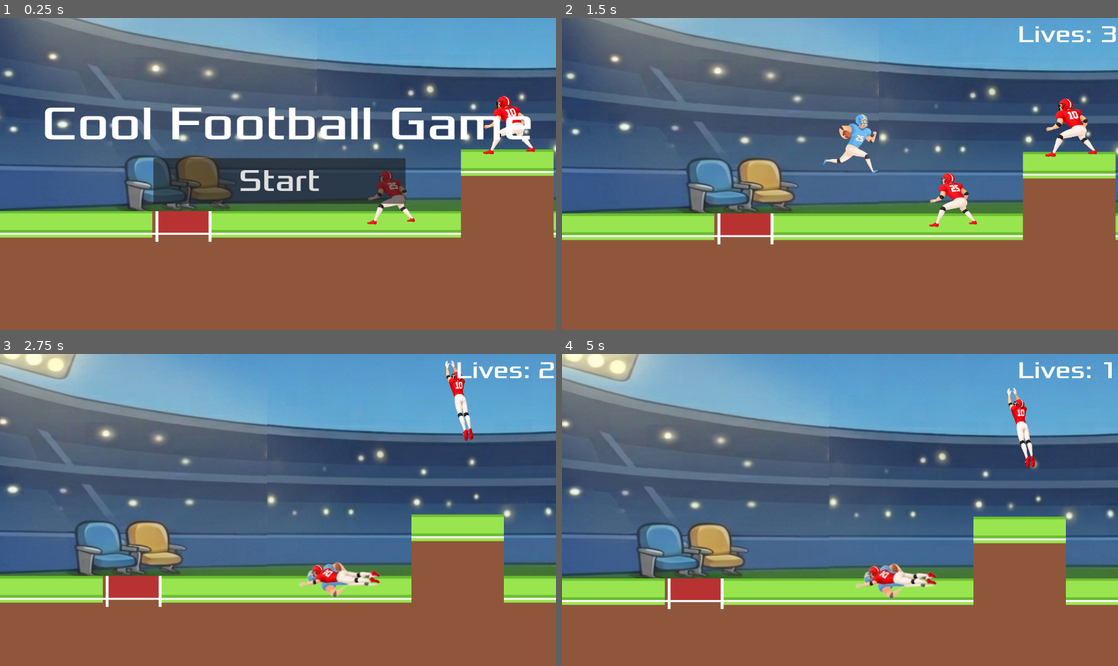
Above: before the commit, frames 1-4 (two rows, left to right).
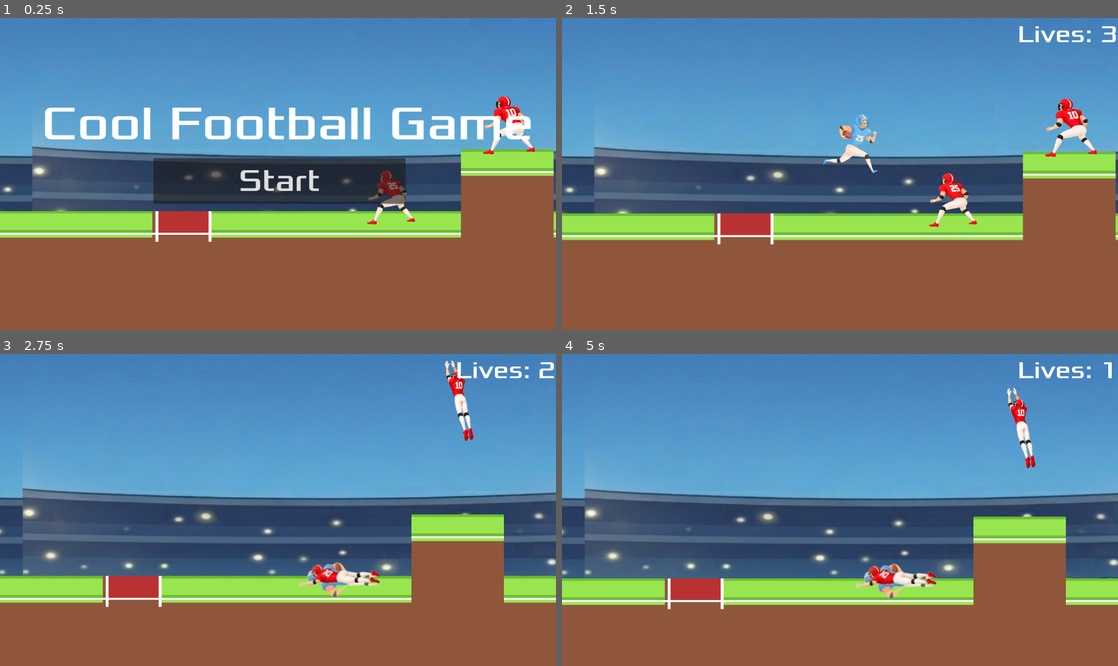
Above: after the commit, the same moments.

Repository: Hunter-Canole/Final-Project-Game-Dev
Game: Godot game, scene res://world.tscn
Same seed, same stepped clock (60 frames per second), same inputs: the game is played once before the commit and once after it.
Inputs:
- Up to frame 1 (0.25 s): no input
- Up to frame 2 (1.5 s): click "Start" at 0.5 s; tap Enter (ui_accept) at 1.25 s; hold Right (ui_right) from 1.28 s (still down); hold Shift from 1.28 s (still down)
- Up to frame 3 (2.75 s): keep holding Right (ui_right); tap Enter (ui_accept) at 1.52, 2.27 s; release Shift at 2.03 s; tap Shift at 2.1 s
- Up to frame 4 (5 s): release Right (ui_right) at 2.78 s; hold Left (ui_left) 2.78-3.53 s; hold Shift 2.78-3.53 s; hold Right (ui_right) from 3.53 s (still down); tap Shift at 3.6 s; tap Enter (ui_accept) at 3.77, 4.52 s; hold Shift from 4.28 s (still down)

The runs differ from the first frame. In frame 1, 48% of the frame differs, in the area x 0-100%, y 0-62%; in frame 2, 54%; in frame 3, 55%, in the area x 0-100%, y 0-72%; in frame 4, 54%.

Commit message:
Changed the Background
Created a new Parallax Background node then added the Background Image

Diff:
--- a/final-project-game-dev/background.tscn
+++ b/final-project-game-dev/background.tscn
@@ -1,25 +1,14 @@
-[gd_scene load_steps=3 format=3 uid="uid://b8keqaepq6w3c"]
+[gd_scene load_steps=2 format=3 uid="uid://b8keqaepq6w3c"]
 
-[ext_resource type="Texture2D" uid="uid://gegxbhrr1fcw" path="res://Stands1.png" id="1_i7s6n"]
 [ext_resource type="Texture2D" uid="uid://qubmlbyqrdig" path="res://Stands2.png" id="2_xehqc"]
 
 [node name="Background" type="Node2D"]
 
-[node name="Parallax2D2" type="Parallax2D" parent="."]
-repeat_size = Vector2(540, 0)
-repeat_times = 2
+[node name="ParallaxBackground" type="ParallaxBackground" parent="."]
 
-[node name="TextureRect" type="TextureRect" parent="Parallax2D2"]
-offset_left = 879.0
-offset_right = 1439.0
-offset_bottom = 421.0
+[node name="ParallaxLayer" type="ParallaxLayer" parent="ParallaxBackground"]
+motion_mirroring = Vector2(560, 0)
+
+[node name="Sprite2D" type="Sprite2D" parent="ParallaxBackground/ParallaxLayer"]
 texture = ExtResource("2_xehqc")
-
-[node name="Parallax2D" type="Parallax2D" parent="."]
-
-[node name="TextureRect" type="TextureRect" parent="Parallax2D"]
-offset_left = 3.0
-offset_top = 1.0
-offset_right = 344.0
-offset_bottom = 414.0
-texture = ExtResource("1_i7s6n")
+centered = false
--- a/final-project-game-dev/project.godot
+++ b/final-project-game-dev/project.godot
@@ -12,9 +12,9 @@
 
 config/name="Final-Project-Game-Dev"
 run/main_scene="res://world.tscn"
->>>>>>> d47649aa7f132a7cca05db2b860eae1405cfc382
-config/features=PackedStringArray("4.5", "GL Compatibility")
+config/features=PackedStringArray("4.5")
 config/icon="res://icon.svg"
+>>>>>>>d47649aa7f132a7cca05db2b860eae1405cfc382config/features=PackedStringArray("4.5", "GL Compatibility")
 
 [autoload]
 
--- a/final-project-game-dev/world.tscn
+++ b/final-project-game-dev/world.tscn
@@ -1,13 +1,12 @@
-[gd_scene load_steps=15 format=3 uid="uid://dstx2enqctgd1"]
+[gd_scene load_steps=14 format=3 uid="uid://dstx2enqctgd1"]
 
 [ext_resource type="Script" uid="uid://b13541eerfh64" path="res://world.gd" id="1_aqk2v"]
 [ext_resource type="PackedScene" uid="uid://creo2euotp1aa" path="res://player.tscn" id="1_fj7yv"]
 [ext_resource type="Texture2D" uid="uid://qubmlbyqrdig" path="res://Stands2.png" id="2_dwbse"]
-[ext_resource type="Texture2D" uid="uid://gegxbhrr1fcw" path="res://Stands1.png" id="3_pkg7o"]
 [ext_resource type="PackedScene" uid="uid://3hmenitkbw25" path="res://defense.tscn" id="3_tlwt5"]
 [ext_resource type="Texture2D" uid="uid://qul5djchsngr" path="res://football_tiles2.png" id="4_dwbse"]
-[ext_resource type="PackedScene" path="res://hud.tscn" id="7_pkg7o"]
-[ext_resource type="PackedScene" path="res://jump_defender.tscn" id="8_gbfbk"]
+[ext_resource type="PackedScene" uid="uid://ch8m8q3r5ee4i" path="res://hud.tscn" id="7_pkg7o"]
+[ext_resource type="PackedScene" uid="uid://bda0qwuwjtlk7" path="res://jump_defender.tscn" id="8_gbfbk"]
 [ext_resource type="AudioStream" uid="uid://caxe6s3s484wl" path="res://crowd noise.mp3" id="9_ioo17"]
 [ext_resource type="AudioStream" uid="uid://opgundi4ohev" path="res://pads.mp3" id="9_wse8f"]
 [ext_resource type="AudioStream" uid="uid://dbedx0hv1sg2" path="res://whistle.mp3" id="11_ic0uy"]
@@ -43,26 +42,17 @@
 [node name="World" type="Node2D"]
 script = ExtResource("1_aqk2v")
 
-[node name="Parallax2D_background" type="Parallax2D" parent="."]
-texture_repeat = 2
-repeat_size = Vector2(560, 0)
+[node name="ParallaxBackground" type="ParallaxBackground" parent="."]
 
-[node name="TextureRect" type="TextureRect" parent="Parallax2D_background"]
-texture_repeat = 2
-custom_minimum_size = Vector2(1, 1)
-offset_left = 308.0
-offset_top = 3.0
-offset_right = 1251.0
-offset_bottom = 709.0
+[node name="ParallaxLayer" type="ParallaxLayer" parent="ParallaxBackground"]
+motion_scale = Vector2(0.2, 0.2)
+motion_mirroring = Vector2(560, 0)
+
+[node name="Sprite2D" type="Sprite2D" parent="ParallaxBackground/ParallaxLayer"]
+position = Vector2(4.000061, -1)
+scale = Vector2(2.3964286, 1.5074258)
 texture = ExtResource("2_dwbse")
-
-[node name="Parallax2D" type="Parallax2D" parent="."]
-
-[node name="TextureRect" type="TextureRect" parent="Parallax2D"]
-offset_left = -440.0
-offset_right = 341.0
-offset_bottom = 709.0
-texture = ExtResource("3_pkg7o")
+centered = false
 
 [node name="TileMap" type="TileMap" parent="."]
 tile_set = SubResource("TileSet_gbfbk")
